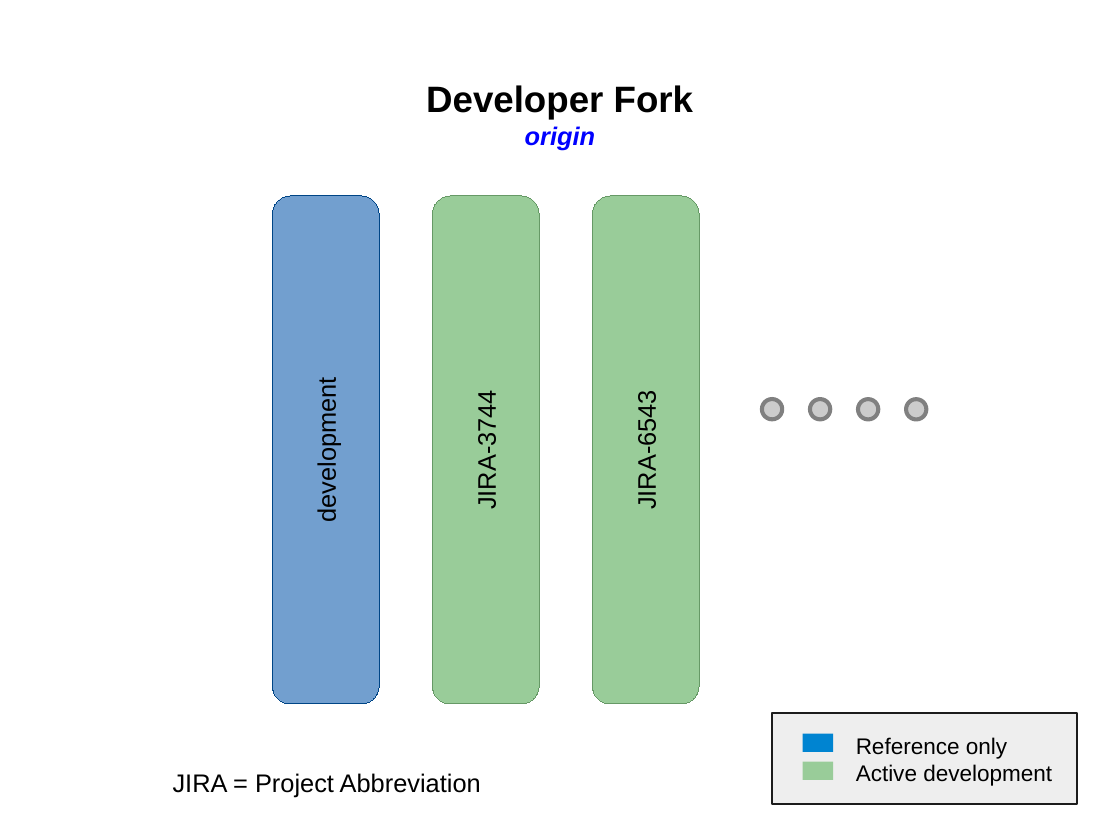
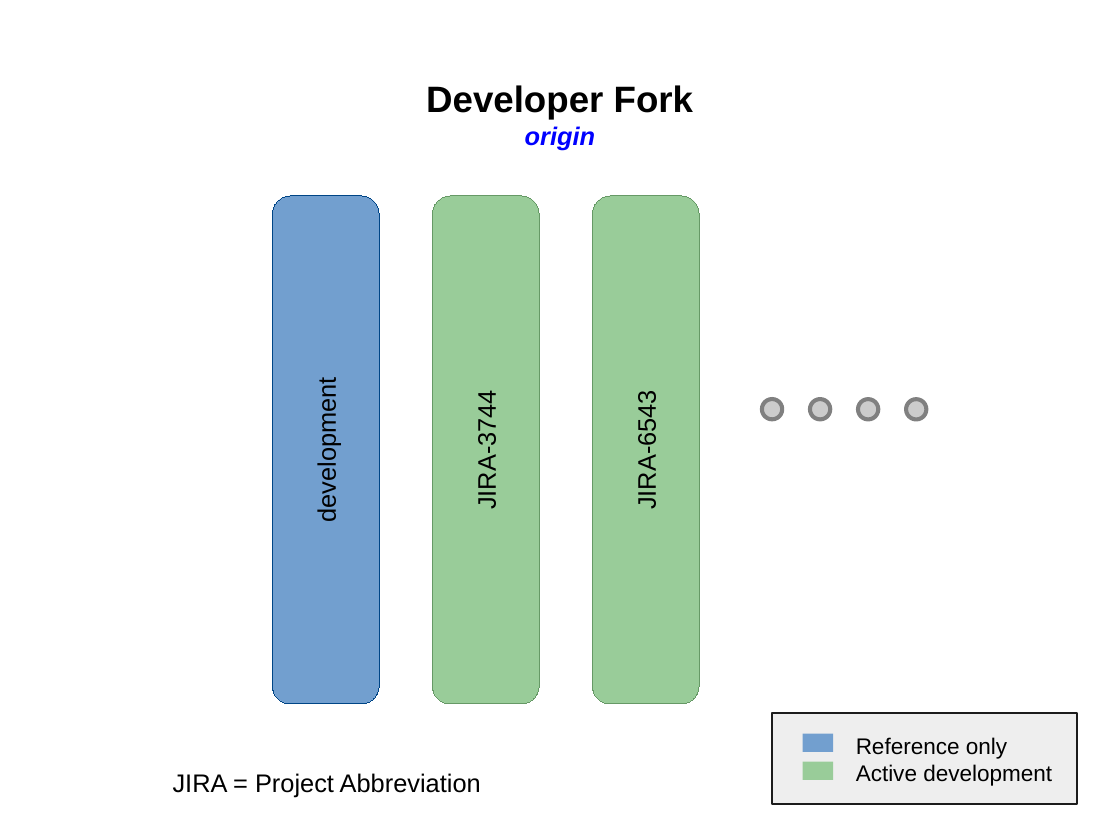
Before and after one commit to SiliconValleyOffice/GitHelp, a slide deck: slide 2 of Documents/RepositoryManagement.odp. Drawn at 1120x840 pixels with LibreOffice and Linux fonts; fonts in the diff are those of the drawing. Boxes give left, top, right and bottom in pixels: in the first picture for what was removed or moved away, otherwise in the second. Text is boxed around its words. In the diff, an @@ line names an element or a change of style, - is before the commit and + after.

```diff
--- a/Documents/RepositoryManagement.odp
+++ b/Documents/RepositoryManagement.odp
@@ line (803, 743) - (833, 743): stroke #0084D1 12.95 pt to #729FCF 12.95 pt @@
```
Also in this commit, not shown: 3 other slides changed, 7 other files.
